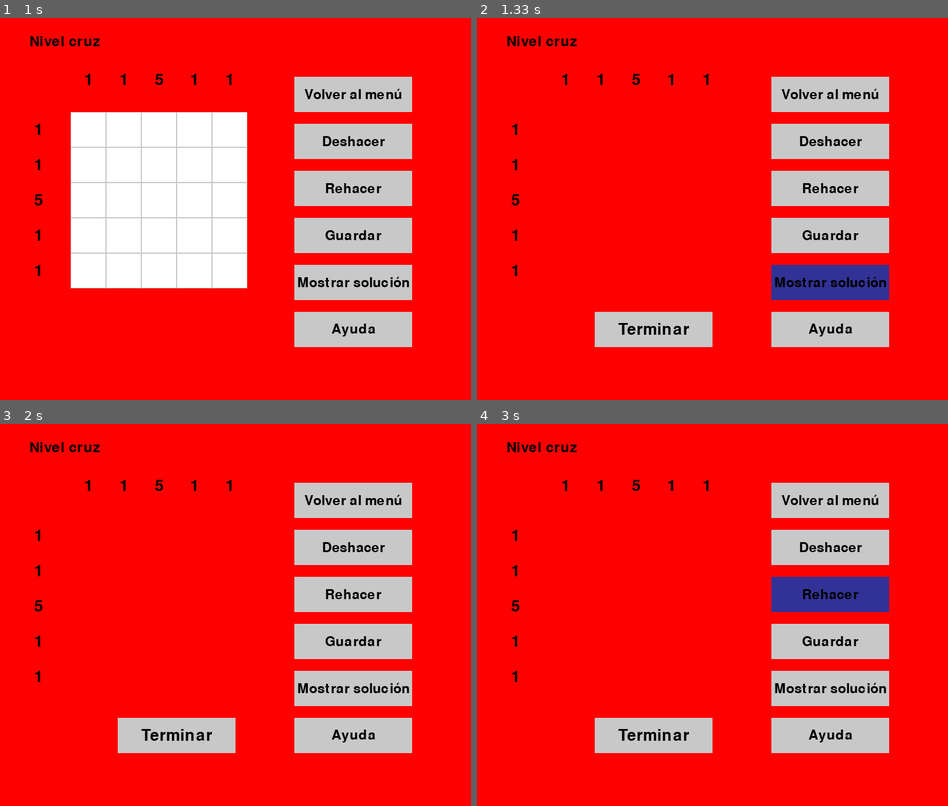
Above: before the commit, frames 1-4 (two rows, left to right).
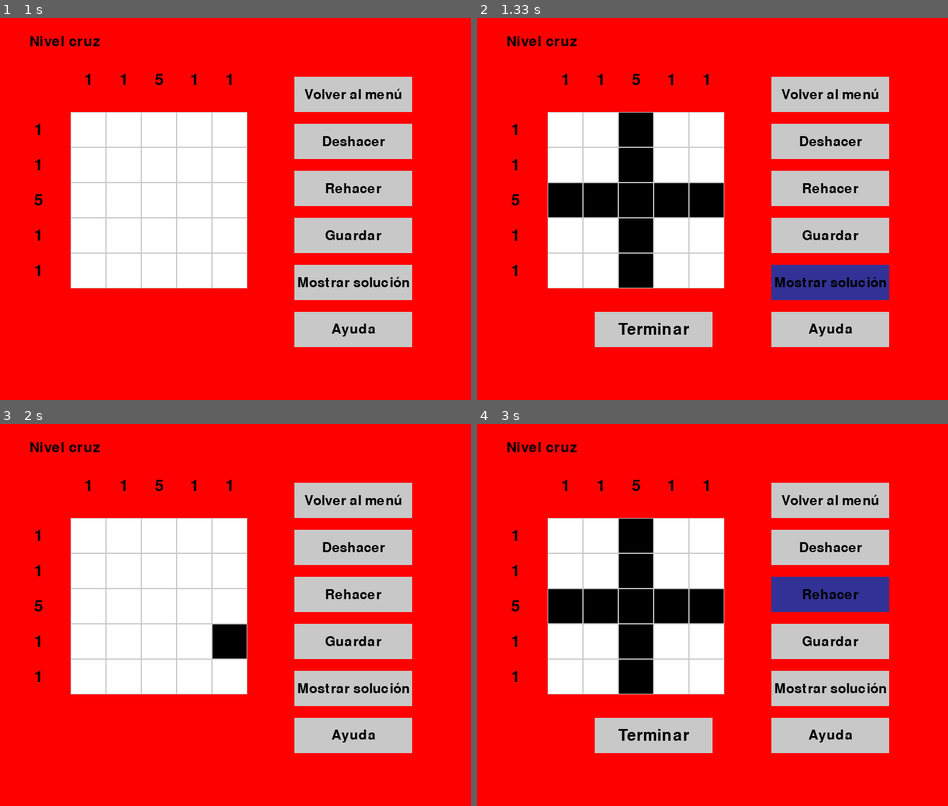
Above: after the commit, the same moments.

Repository: Diego-ipt/Pygame_nonograma
Game: pygame game, started from inicio.py
Two runs of this game, one before a commit and one after it. Both use one fixed random seed, a clock stepped at 60 frames per second and the inputs below.
Inputs (mouse positions are in pixels of both pictures, inside the frame that each line leads up to):
- Up to frame 1 (1 s): click (216, 224) at 0.43 s; click (122, 212) at 0.72 s
- Up to frame 2 (1.33 s): click "Mostrar solución" at 1.08 s
- Up to frame 3 (2 s): click "Mostrar solución" at 1.45 s; click (240, 657) at 1.83 s
- Up to frame 4 (3 s): click (712, 660) at 2.23 s; click (834, 676) at 2.63 s; move the mouse to (834, 580) at 2.9 s

Frame 1 is identical in both runs. In frame 2, 17% of the frame differs, in the area x 15-53%, y 24-71%; in frame 3, 20%, in the area x 15-53%, y 24-87%; in frame 4, 17%.

Commit message:
Feat: Se añade la opcion de mostrar solución en el tablero

Diff:
--- /dev/null
+++ b/levels/Registros/8_5_base.json
@@ -0,0 +1 @@
+{"identificador": "8_5_base", "avance": [[0, 0, 0, 0, 0], [0, 0, 0, 0, 1], [0, 0, 0, 0, 0], [0, 0, 0, 0, 0], [0, 0, 0, 0, 0]]}
--- a/nonograma_core/Logica/tablero_nonograma.py
+++ b/nonograma_core/Logica/tablero_nonograma.py
@@ -45,19 +45,15 @@
         self.board = [[Cell() for _ in range(grid_size)] for _ in range(grid_size)]
         self.matriz_solucion = matriz_solucion
 
-    def estandar_matriz(self):
-        for row in range(self.grid_size):
-            for col in range(self.grid_size):
-                if(self.matriz_solucion[row][col] == True):
-                    self.matriz_solucion[row][col] = 1
-                else:
-                    self.matriz_solucion[row][col] = 0
-
-
-    def draw(self, surface):
+    def draw(self, surface, mostrar_solucion=False):
         for row, rowOfCells in enumerate(self.board):
             for col, cell in enumerate(rowOfCells):
-                color = cell.get_color()
+                if mostrar_solucion:
+                    # Dibuja usando la matriz solución
+                    color = NEGRO if self.matriz_solucion[row][col] == 1 else BLANCO
+                else:
+                    # Dibuja usando el estado actual del tablero
+                    color = cell.get_color()
                 pygame.draw.rect(surface, color, (col * self.cell_size + 1, row * self.cell_size + 1, self.cell_size - 2, self.cell_size - 2))
 
 
@@ -94,28 +90,24 @@
         self.surface = pygame.Surface((self.window_size, self.window_size))
         self.clock = pygame.time.Clock()
         self.board = Board(grid_size, self.cell_size, matriz_solucion)
-        self.board.estandar_matriz()
         self.running = True
         self.font = pygame.font.Font(None, 74)
         self.won = False
         self.stack = Stack()
         self.stack_redo = Stack()
         self.identificador = identificador
+        self.mostrar_solucion = False  # Atributo para alternar entre solución y estado actual
 
     def draw_text(self, text, position):
         text_surface = self.font.render(text, True, (255, 0, 0))
         self.surface.blit(text_surface, position)
 
-    # def handle_events(self, events, offset):
-    #     for event in events:
-    #         if event.type == pygame.QUIT:
-    #             self.running = False
-    #         elif event.type == pygame.MOUSEBUTTONDOWN and event.button == 1:
-    #             pos = (event.pos[0] - offset[0], event.pos[1] - offset[1])
-    #             if 0 <= pos[0] < self.window_size and 0 <= pos[1] < self.window_size:
-    #                 if self.board.handle_click(pos):
-    #                     self.won = True
-    #                 self.stack.push(pos)
+    def toggle_mostrar_solucion(self):
+        self.mostrar_solucion = not self.mostrar_solucion
+        if self.mostrar_solucion == True:
+            self.won = True
+        else:
+            self.won = False
 
     def handle_events(self, events, offset):
         for event in events:
@@ -138,7 +130,8 @@
 
     def run(self, main_window, x, y, events):
         self.surface.fill(GRIS)
-        self.board.draw(self.surface)
+        #se añade la opcion para mostrar solucion
+        self.board.draw(self.surface, mostrar_solucion=self.mostrar_solucion)
         if self.running:
             self.handle_events(events, (x, y))
             main_window.blit(self.surface, (x, y))
@@ -164,18 +157,6 @@
             current_cell = self.board.board[row][col]
             self.stack.push((row, col, current_cell.state, prev_state))  # Guardar el estado actual en undo
             current_cell.state = current_state  # Aplicar el estado almacenado
-
-    def auto_win(self):
-        for row in range(self.board.grid_size):
-            for col in range(self.board.grid_size):
-                if(self.board.matriz_solucion[row][col] == 1):
-                    self.board.board[row][col].clicked = 1
-                elif(self.board.matriz_solucion[row][col] == 0):
-                    self.board.board[row][col].clicked = 0
-                else:
-                    print("Error en la matriz solucion")
-        self.running = False
-        self.won = True
 
     def help(self):
         matriz_diferencias = [[0 for _ in range(self.board.grid_size)] for _ in range(self.board.grid_size)]
--- a/nonograma_core/Ventanas/VentanaNonogramaGame.py
+++ b/nonograma_core/Ventanas/VentanaNonogramaGame.py
@@ -75,7 +75,7 @@
         boton("Deshacer", 500, 180, 200, 60, GRIS, AZUL_OSCURO, pantalla, self.game.deshacer, font=pygame.font.SysFont(None, 34))
         boton("Rehacer", 500, 260, 200, 60, GRIS, AZUL_OSCURO, pantalla, self.game.rehacer, font=pygame.font.SysFont(None, 34))
         boton("Guardar", 500, 340, 200, 60, GRIS, AZUL_OSCURO, pantalla, self.guardar_progreso, font=pygame.font.SysFont(None, 34))
-        boton("Mostrar solución", 500, 420, 200, 60, GRIS, AZUL_OSCURO, pantalla, self.game.auto_win, font=pygame.font.SysFont(None, 34))
+        boton("Mostrar solución", 500, 420, 200, 60, GRIS, AZUL_OSCURO, pantalla, self.game.toggle_mostrar_solucion, font=pygame.font.SysFont(None, 34))
         boton("Ayuda", 500, 500, 200, 60, GRIS, AZUL_OSCURO, pantalla, self.game.help, font=pygame.font.SysFont(None, 34))
 
         # Mostrar el mensaje de confirmación si está activo
